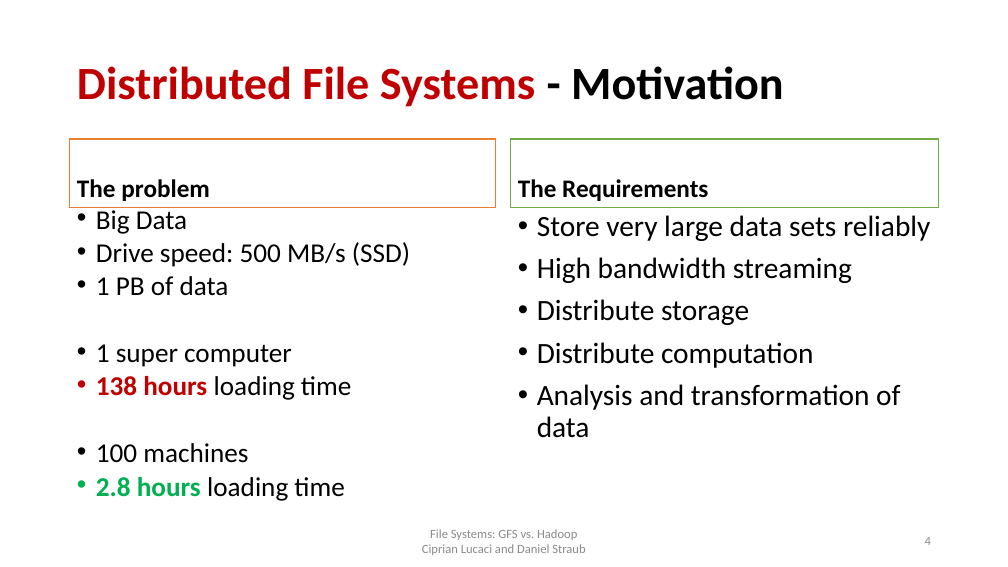
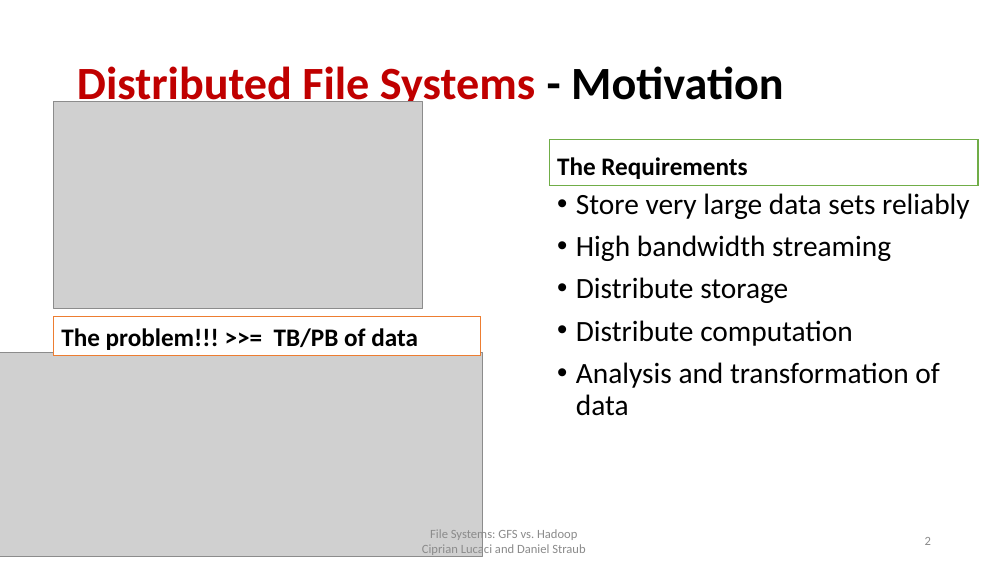
Before and after one commit to cipri7329/ss15-seminar, a slide deck: slide 2 of Presentation/DistributedFileSystems_Cipri.pptx (slide 4 before the commit). Drawn at 1008x567 pixels with LibreOffice and Linux fonts; fonts in the diff are those of the drawing; grey boxes stand for pictures; background and template pictures are left out. Boxes give left, top, right and bottom in pixels: in the first picture for what was removed or moved away, otherwise in the second. Text is boxed around its words. In the diff, an @@ line names an element or a change of style, - is before the commit and + after.

```diff
--- a/Presentation/DistributedFileSystems_Cipri.pptx
+++ b/Presentation/DistributedFileSystems_Cipri.pptx
@@ picture added at [54,101,423,309] @@
@@ text "The Requirements": place and size @@
-text "The Requirements" at [510,139,939,207]
+text "The Requirements" at [550,140,979,185]
@@ text removed at [96,207,410,501] @@
-• Big Data
-• Drive speed: 500 MB/s (SSD)
-• 1 PB of data
-• 1 super computer
-• 138 hours loading time
-• 100 machines
-• 2.8 hours loading time
@@ text "Store very large data sets ...": place and size @@
-text "Store very large data sets ..." at [537,215,930,438]
+text "Store very large data sets ..." at [576,193,969,416]
@@ text "The problem!!! >>= TB/PB of ...": place and size @@
-text "The problem!!! >>= TB/PB of ..." at [70,139,496,207]
+text "The problem!!! >>= TB/PB of ..." at [54,316,480,355]
@@ text at [61,328,418,350]: text changed @@
-The problem
+The problem!!! >>= TB/PB of data
@@ picture added at [0,352,483,556] @@
@@ page number at [925,537,931,545]: text changed @@
-4
+2
```
Also in this commit, not shown: 6 other slides changed, 2 slides added, 4 slides removed, 14 other files.
